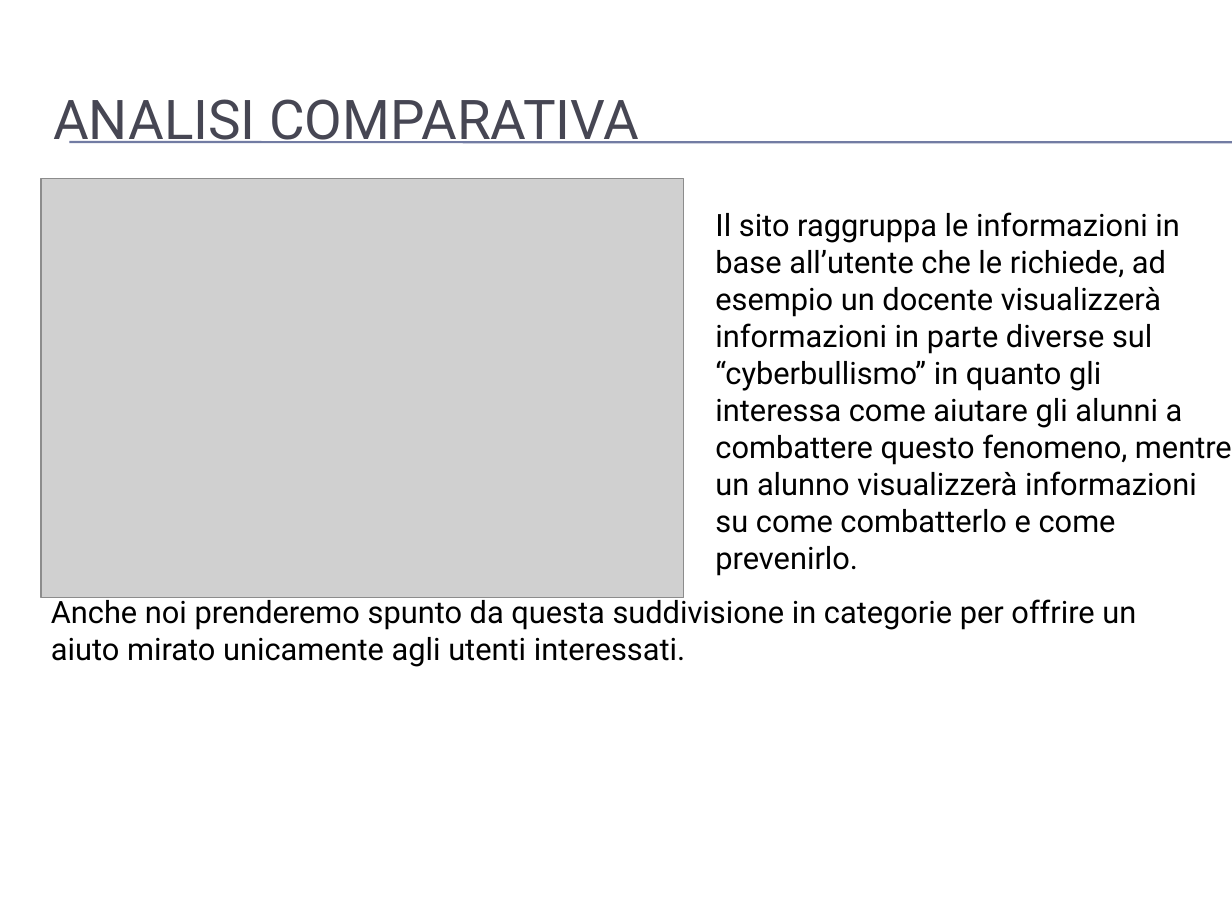
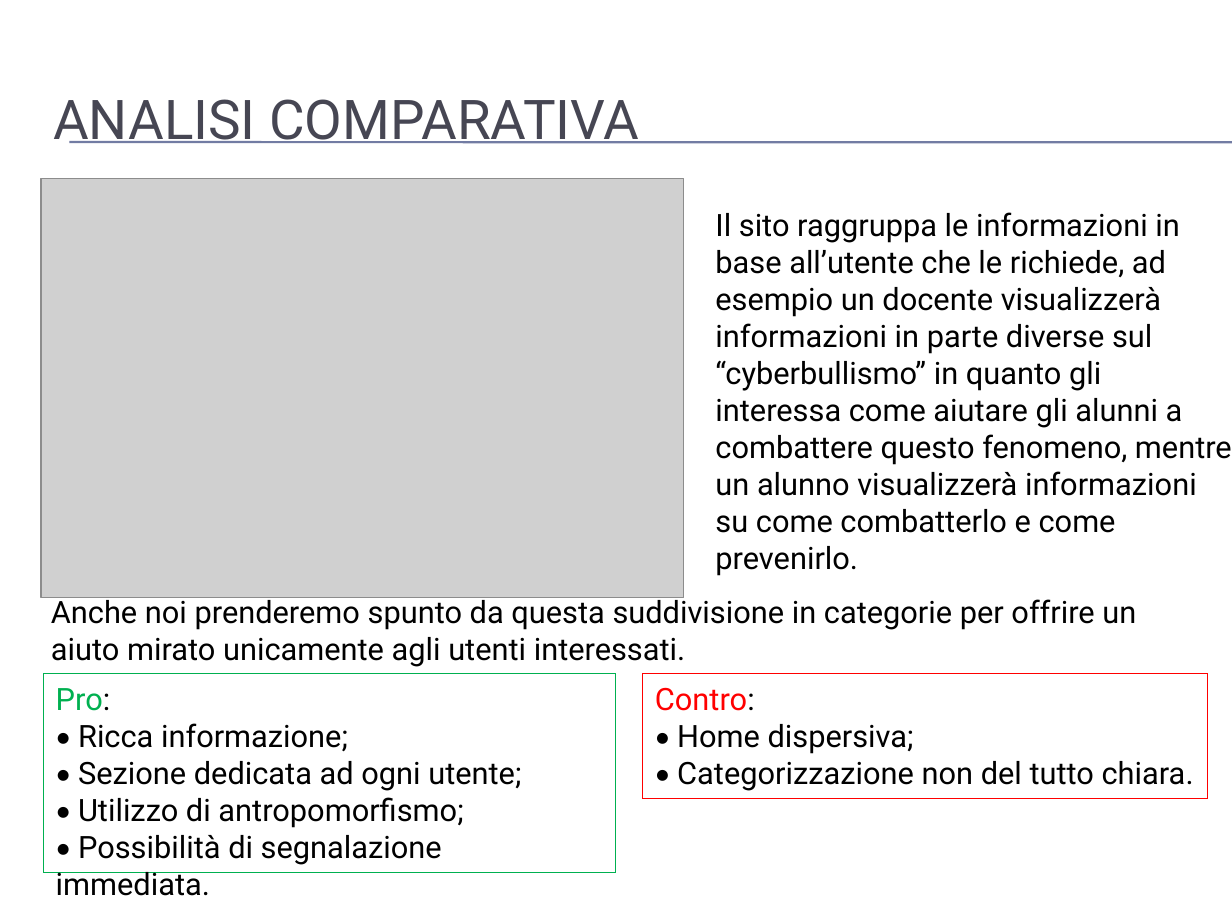
Before and after one commit to mario-santoro/Bullyingless, a slide deck: slide 13 of Assignment n.4/presentazione.pptx (slide 12 before the commit). Drawn at 1232x924 pixels with LibreOffice and Linux fonts; fonts in the diff are those of the drawing; grey boxes stand for pictures; background and template pictures are left out. Boxes give left, top, right and bottom in pixels: in the first picture for what was removed or moved away, otherwise in the second. Text is boxed around its words. In the diff, an @@ line names an element or a change of style, - is before the commit and + after.

```diff
--- a/Assignment n.4/presentazione.pptx
+++ b/Assignment n.4/presentazione.pptx
@@ rectangle added at bbox=[43, 674, 616, 873], outline #00B050 0.75 pt, 18 pt, text #000000 @@
+Pro:
+• Ricca informazione;
+• Sezione dedicata ad ogni utente;
+• Utilizzo di antropomorfismo;
+• Possibilità di segnalazione immediata.
@@ rectangle added at bbox=[643, 674, 1209, 798], outline #FF0000 0.75 pt, 18 pt, text #000000 @@
+Contro:
+• Home dispersiva;
+• Categorizzazione non del tutto chiara.
```
Also in this commit, not shown: 2 other slides changed, 1 slide added.
